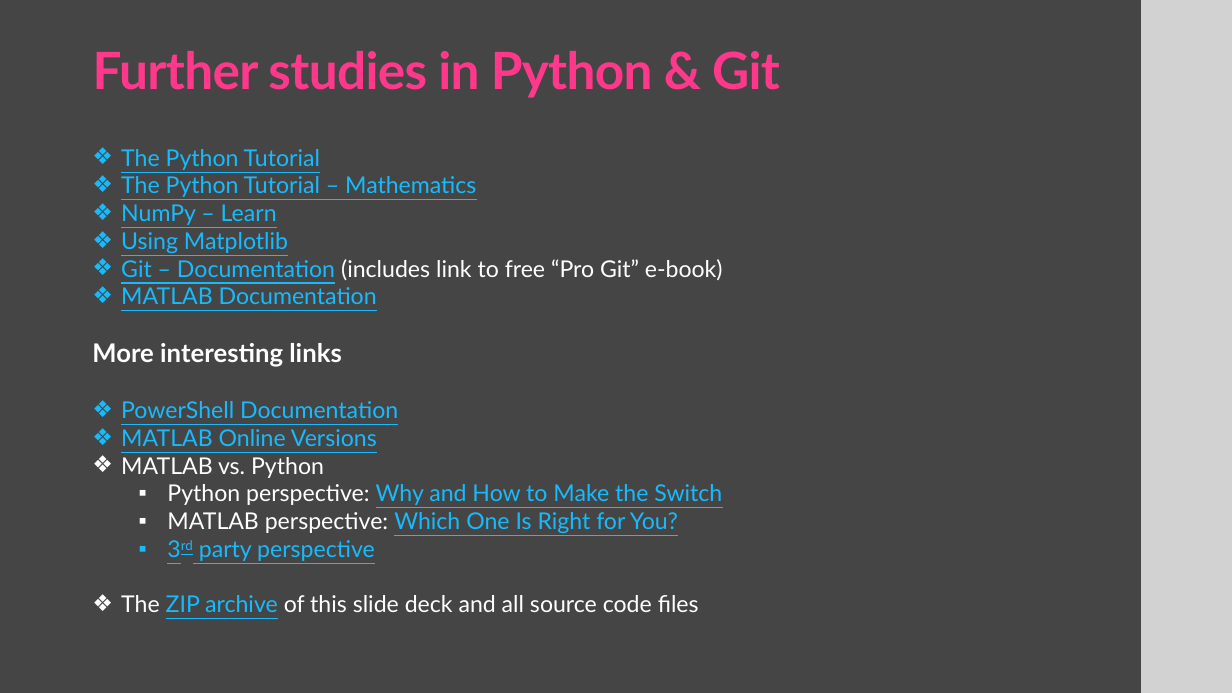
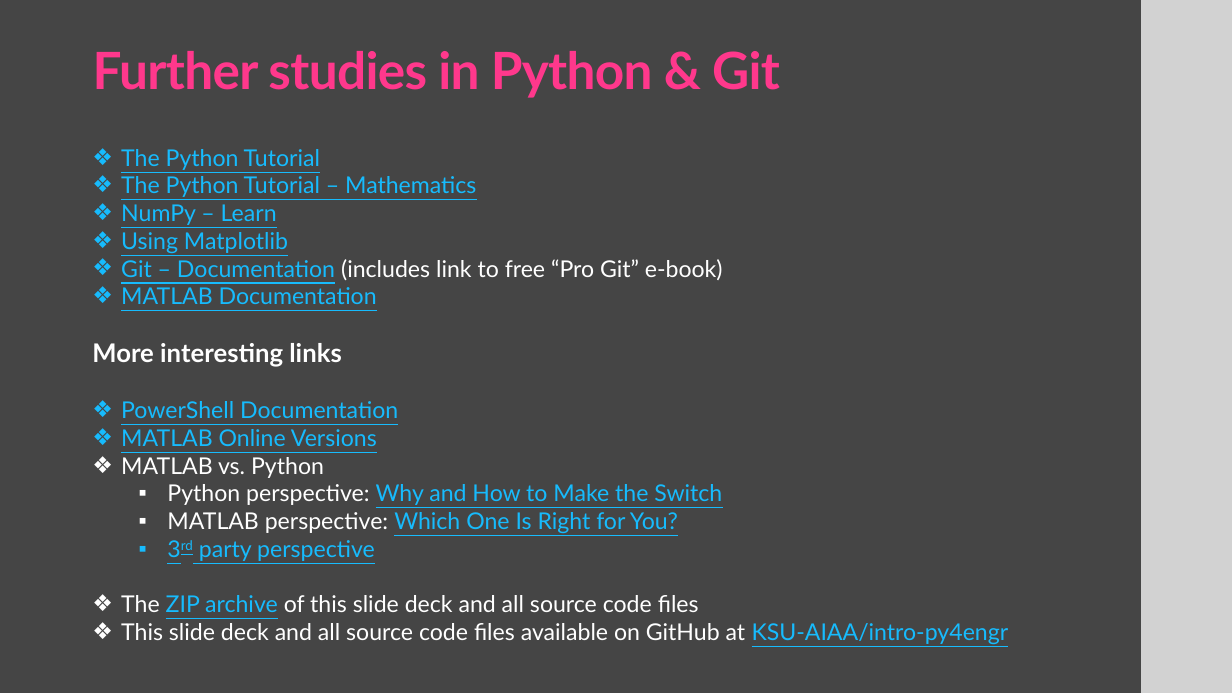
Before and after one commit to KSU-AIAA/intro-py4engr, a slide deck: slide 64 of Introductory Python for Engineering Applications.pptx. Drawn at 1232x693 pixels with LibreOffice and Linux fonts; fonts in the diff are those of the drawing. Boxes give left, top, right and bottom in pixels: in the first picture for what was removed or moved away, otherwise in the second. Text is boxed around its words. In the diff, an @@ line names an element or a change of style, - is before the commit and + after.

```diff
--- a/Introductory Python for Engineering Applications.pptx
+++ b/Introductory Python for Engineering Applications.pptx
@@ text at (121,623,1009,644): paragraph added @@
+❖ This slide deck and all source code files available on GitHub at KSU-AIAA/intro-py4engr
```
Also in this commit, not shown: 2 other slides changed.
